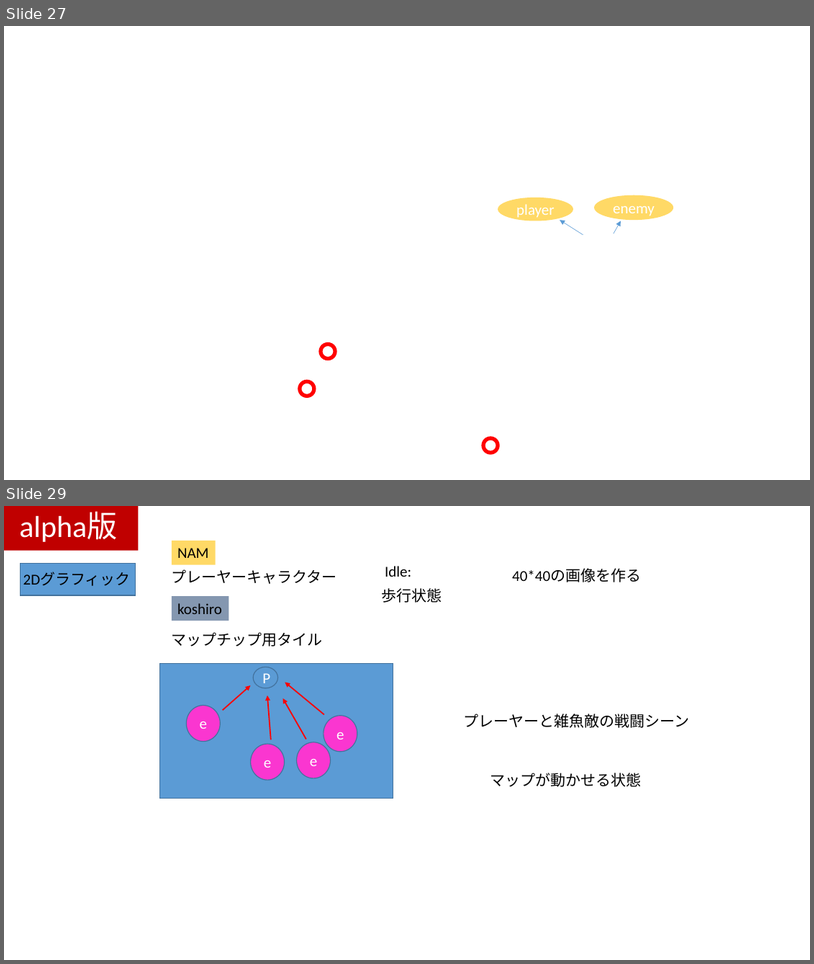
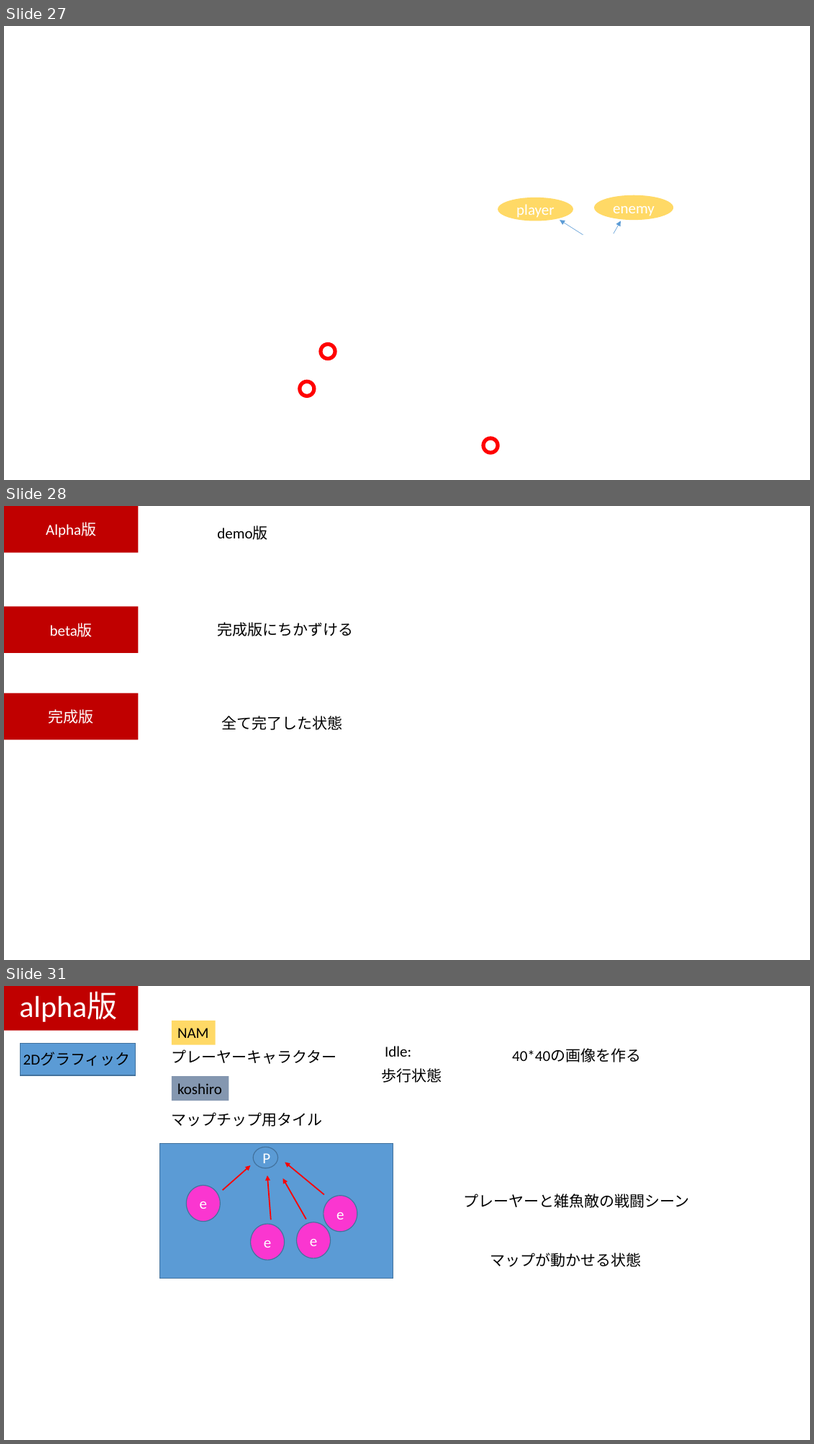
Before and after one commit to kawanami1022/2.5DActionGameProject, a slide deck: すみませんASOゲームショウまでに間に合いませんでした.pptx. Shown one above the other, each under a label of ours: slides 27 and 29 before the commit, slides 27, 28 and 31 after it; the slides between them are not shown. The pictures are 814x964 and 814x1444 pixels, drawn with LibreOffice and Linux fonts; fonts in the diff are those of the drawing; background and template pictures are left out. Boxes give left, top, right and bottom in pixels: in the first picture for what was removed or moved away, otherwise in the second. Text is boxed around its words. In the diff, an @@ line names an element or a change of style, - is before the commit and + after.

Commit message:
ppt　alpha版作成

```diff
--- a/すみませんASOゲームショウまでに間に合いませんでした.pptx
+++ b/すみませんASOゲームショウまでに間に合いませんでした.pptx
@@ slide 28 added at [4,506,810,960], background #FFFFFF @@
@@ rectangle added at [4,506,139,553], fill #C00000, 18 pt, text #FFFFFF @@
+Alpha版
@@ text added at [217,525,268,540], 18 pt, text #000000 @@
+demo版
@@ rectangle added at [4,606,139,653], fill #C00000, 18 pt, text #FFFFFF @@
+beta版
@@ text added at [217,622,353,636], 18 pt, text #000000 @@
+完成版にちかずける
@@ rectangle added at [4,693,139,739], fill #C00000, 18 pt, text #FFFFFF @@
+完成版
@@ text added at [222,716,343,730], 18 pt, text #000000 @@
+全て完了した状態
@@ what was slide 29 is now slide 31 @@
```
Also in this commit, not shown: 2 slides changed, 2 other slides added, 1 slide removed.
